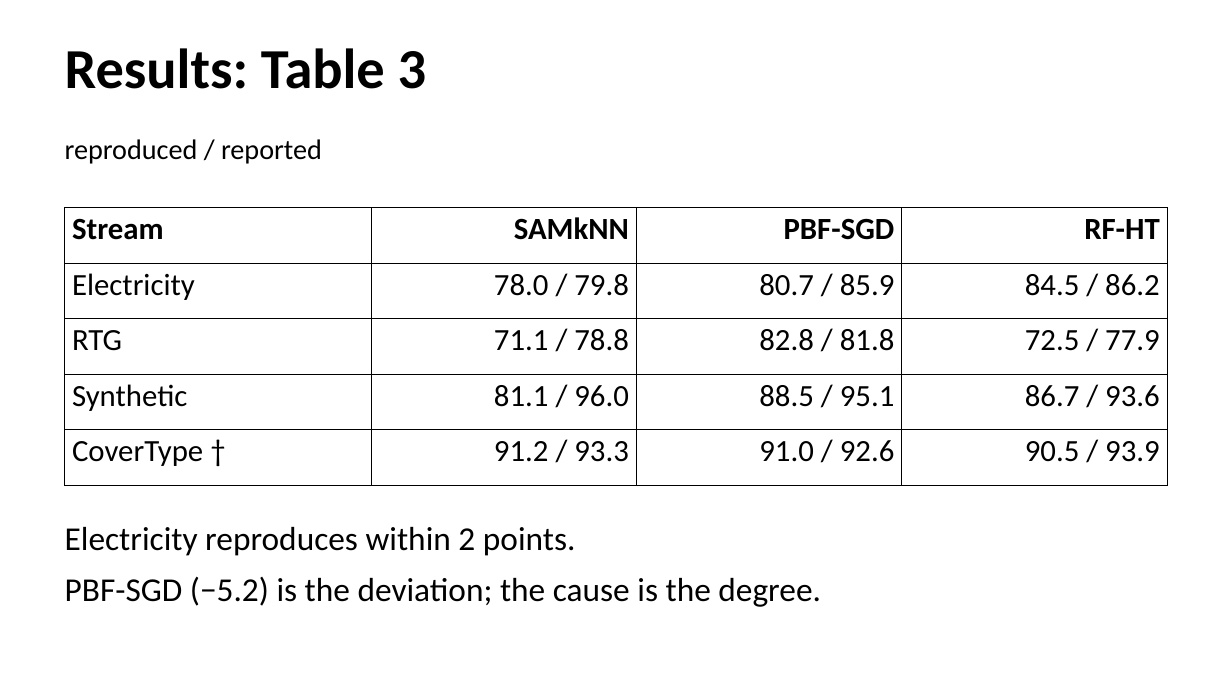
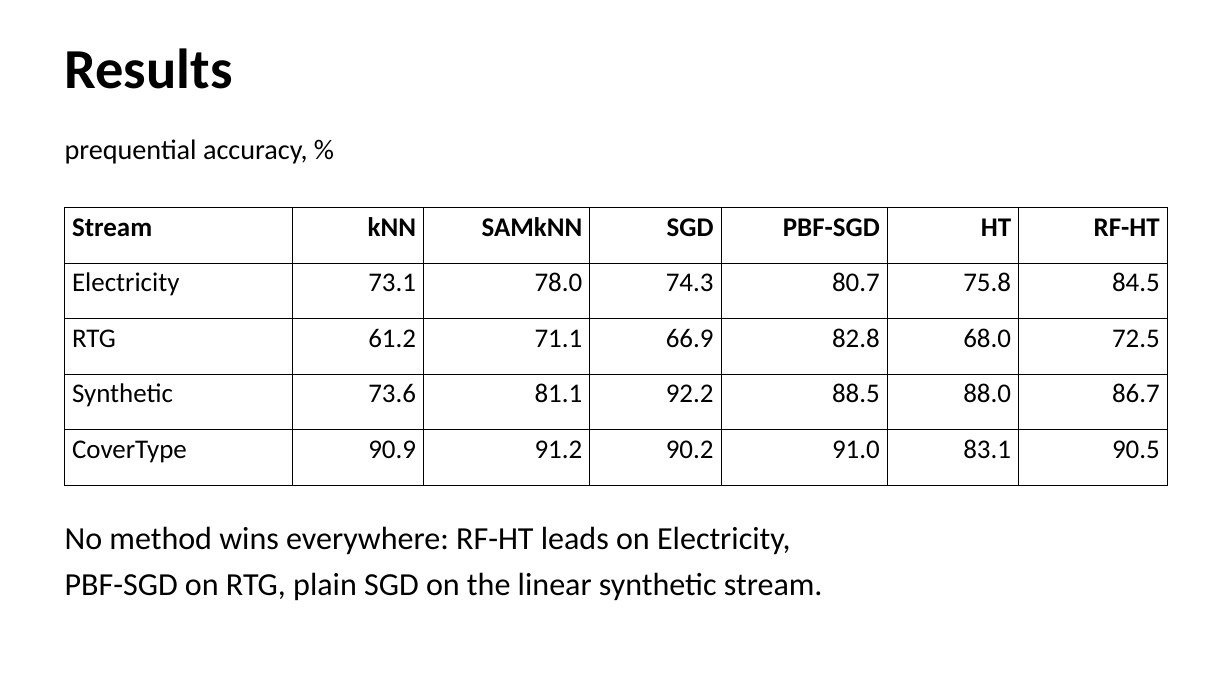
Before and after one commit to phuong0111/time-series-research, a slide deck: slide 18 of data-drift/seminar.pptx. Drawn at 1232x693 pixels with LibreOffice and Linux fonts; fonts in the diff are those of the drawing. Boxes give left, top, right and bottom in pixels: in the first picture for what was removed or moved away, otherwise in the second. Text is boxed around its words. In the diff, an @@ line names an element or a change of style, - is before the commit and + after.

```diff
--- a/data-drift/seminar.pptx
+++ b/data-drift/seminar.pptx
@@ text at [65,48,233,89]: text changed @@
-Results: Table 3
+Results
@@ text at [65,139,307,164]: text changed @@
-reproduced / reported
+prequential accuracy, %
@@ table at [65,208,1167,485] @@
-column 1: Stream | Electricity | RTG | Synthetic | CoverType †
-column 2: SAMkNN | 78.0 / 79.8 | 71.1 / 78.8 | 81.1 / 96.0 | 91.2 / 93.3
-column 3: PBF-SGD | 80.7 / 85.9 | 82.8 / 81.8 | 88.5 / 95.1 | 91.0 / 92.6
-column 4: RF-HT | 84.5 / 86.2 | 72.5 / 77.9 | 86.7 / 93.6 | 90.5 / 93.9
+column 1: Stream | Electricity | RTG | Synthetic | CoverType
+column 2: kNN | 73.1 | 61.2 | 73.6 | 90.9
+column 3: SAMkNN | 78.0 | 71.1 | 81.1 | 91.2
+column 4: SGD | 74.3 | 66.9 | 92.2 | 90.2
+column 5: PBF-SGD | 80.7 | 82.8 | 88.5 | 91.0
+column 6: HT | 75.8 | 68.0 | 88.0 | 83.1
+column 7: RF-HT | 84.5 | 72.5 | 86.7 | 90.5
@@ text at [65,526,823,601]: text changed; size 26 to 25 pt @@
-Electricity reproduces within 2 points.
-PBF-SGD (−5.2) is the deviation; the cause is the degree.
+No method wins everywhere: RF-HT leads on Electricity,
+PBF-SGD on RTG, plain SGD on the linear synthetic stream.
```
Also in this commit, not shown: 4 other slides changed, 1 other file.
